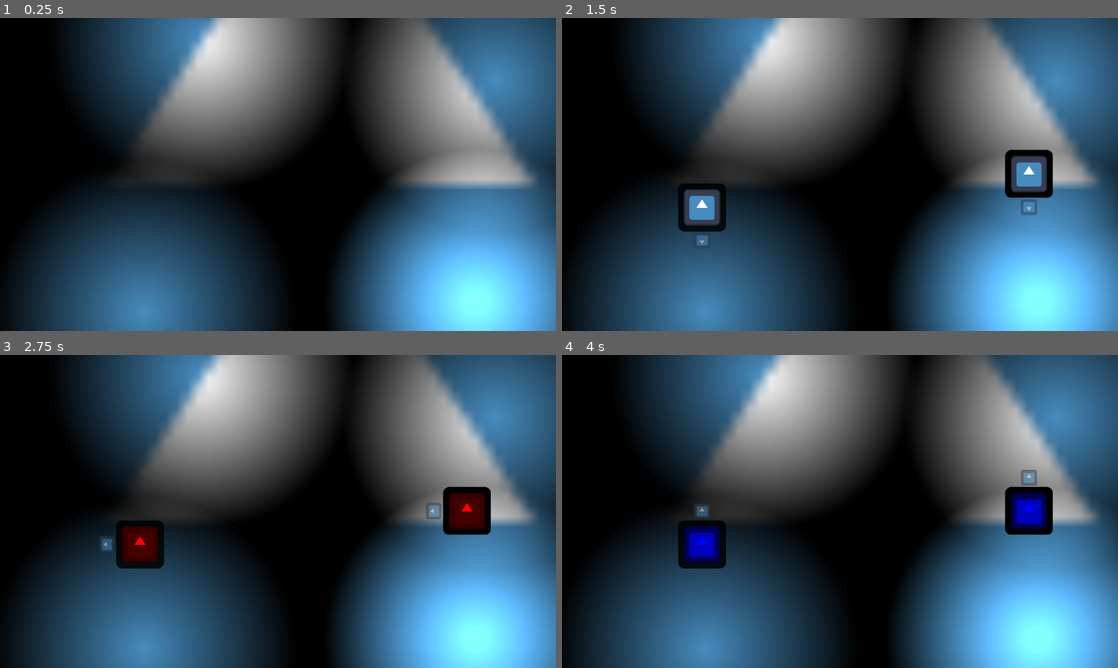
Above: before the commit, frames 1-4 (two rows, left to right).
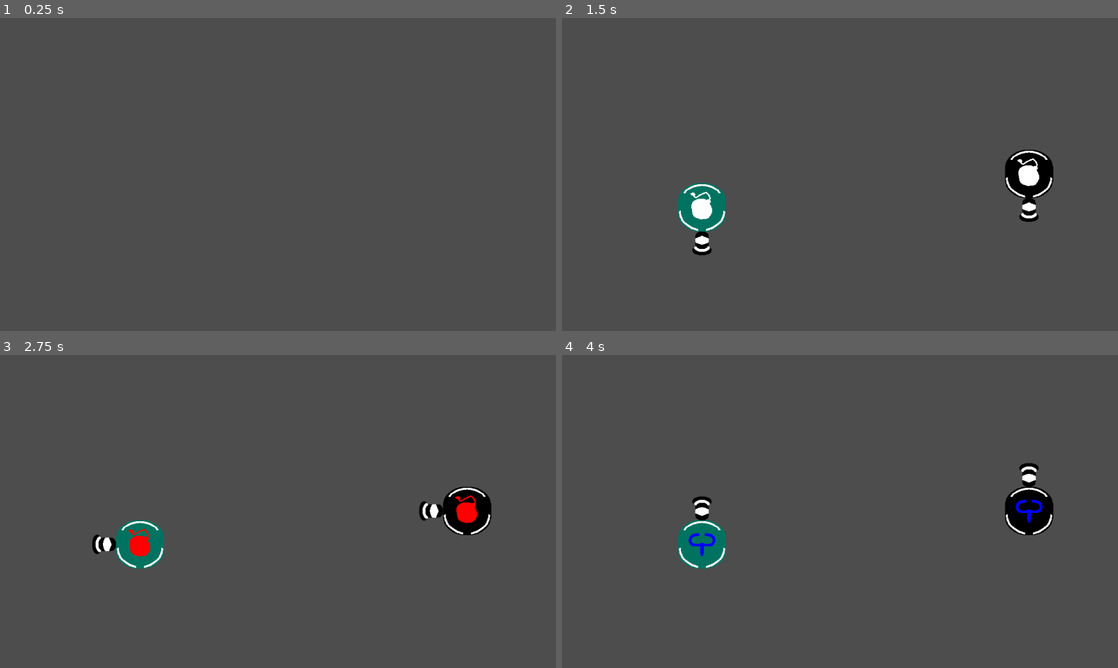
Above: after the commit, the same moments.

Repository: StickyBeacon/balloons
Game: Godot game, scene res://spaces/world.tscn
Same seed, same stepped clock (60 frames per second), same inputs: the game is played once before the commit and once after it. The engine's default icon, where the game draws it, is replaced by a stand-in: a white triangle on a blue panel in a dark square.
Inputs (mouse positions are in pixels of both pictures, inside the frame that each line leads up to):
- Up to frame 1 (0.25 s): no input
- Up to frame 2 (1.5 s): tap Enter at 0.5 s; move the mouse to (962, 158) at 0.52 s; click (962, 158) at 0.67 s; move the mouse to (728, 190) at 1.27 s; click (728, 190) at 1.42 s
- Up to frame 3 (2.75 s): move the mouse to (333, 442) at 2.02 s; click (333, 442) at 2.17 s
- Up to frame 4 (4 s): move the mouse to (812, 574) at 2.77 s; click (812, 574) at 2.92 s; move the mouse to (1006, 558) at 3.52 s; click (1006, 558) at 3.67 s

The runs differ from the first frame. In frame 1, 93% of the frame differs, in the area x 0-100%, y 0-100%; in frame 2, 92%; in frame 3, 92%; in frame 4, 92%.

Commit message:
basic sprites

Diff:
--- a/player/ammo_switcher.gd
+++ b/player/ammo_switcher.gd
@@ -5,6 +5,7 @@
 	set(value):
 		_current_index = value
 		%AmmoIcon.modulate = _colors[_current_index]
+		%AmmoIcon.frame = value
 
 
 func _on_ammo_switch_timer_timeout() -> void:
--- a/player/player_balloon.gd
+++ b/player/player_balloon.gd
@@ -26,6 +26,13 @@
 
 func get_hit() -> void:
 	print("%s: Ow! I've been hit!" % name)
+	match current_hp:
+		3:
+			$PlayerHP3.visible = false
+		2:
+			$PlayerHP2.visible = false
+		_:
+			$PlayerHP1.visible = false
 	current_hp -= 1
 	if current_hp <= 0:
 		explode()
--- a/player/player_balloon.tscn
+++ b/player/player_balloon.tscn
@@ -1,17 +1,42 @@
-[gd_scene load_steps=12 format=3 uid="uid://b5psgwewk1v3"]
+[gd_scene load_steps=21 format=3 uid="uid://b5psgwewk1v3"]
 
 [ext_resource type="Script" uid="uid://ov74tu5f2qaq" path="res://player/player_balloon.gd" id="1_5o7mk"]
-[ext_resource type="Texture2D" uid="uid://d0c3yt2ugmg7e" path="res://icon.svg" id="1_f47xf"]
+[ext_resource type="Texture2D" uid="uid://cbis0kc3vf1wy" path="res://assets/images/balloon_background.png" id="2_jljb4"]
 [ext_resource type="Material" uid="uid://ctq6nmm1vsks1" path="res://materials/neon.tres" id="3_11r0i"]
 [ext_resource type="Script" uid="uid://b1v3yn4eib51f" path="res://player/aimer.gd" id="3_67ajk"]
 [ext_resource type="Script" uid="uid://b2tqqnkabodfk" path="res://player/ammo_switcher.gd" id="4_30ftv"]
+[ext_resource type="Texture2D" uid="uid://c45cnjk0bfsvc" path="res://assets/images/face_angry.png" id="4_167bi"]
 [ext_resource type="Script" uid="uid://2yrddu6k5r8h" path="res://player/state_machine.gd" id="4_homko"]
 [ext_resource type="Script" uid="uid://ckjqqd4s0svgt" path="res://player/ammo_container.gd" id="5_c4xvv"]
 [ext_resource type="Script" uid="uid://bej4gpf5hf1jw" path="res://player/overheater.gd" id="6_5se1h"]
+[ext_resource type="Texture2D" uid="uid://chl4f7f4t2xt8" path="res://assets/images/bomb_icon.png" id="6_yrtwr"]
+[ext_resource type="Texture2D" uid="uid://bgggbudll0ms5" path="res://assets/images/bouncy_icon.png" id="7_jo1ww"]
+[ext_resource type="Texture2D" uid="uid://dqno65b623mav" path="res://assets/images/grapple_icon.png" id="8_j6bnt"]
+[ext_resource type="Texture2D" uid="uid://b3ta5w1co8lq" path="res://assets/images/hp_bar_1.png" id="8_jji2b"]
+[ext_resource type="Texture2D" uid="uid://b8505ikbhleed" path="res://assets/images/hp_bar_2.png" id="9_y4l6w"]
+[ext_resource type="Texture2D" uid="uid://cfxjndppfjydn" path="res://assets/images/hp_bar_3.png" id="10_if3jr"]
+[ext_resource type="Texture2D" uid="uid://bwhf7ga2oduhq" path="res://assets/images/cannon.png" id="11_jji2b"]
 
 [sub_resource type="PhysicsMaterial" id="PhysicsMaterial_c4xvv"]
 friction = 0.0
 bounce = 1.0
+
+[sub_resource type="SpriteFrames" id="SpriteFrames_jji2b"]
+animations = [{
+"frames": [{
+"duration": 1.0,
+"texture": ExtResource("6_yrtwr")
+}, {
+"duration": 1.0,
+"texture": ExtResource("7_jo1ww")
+}, {
+"duration": 1.0,
+"texture": ExtResource("8_j6bnt")
+}],
+"loop": false,
+"name": &"default",
+"speed": 5.0
+}]
 
 [sub_resource type="CircleShape2D" id="CircleShape2D_5o7mk"]
 radius = 50.0
@@ -30,36 +55,39 @@
 
 [node name="BalloonBackground" type="Sprite2D" parent="."]
 unique_name_in_owner = true
-scale = Vector2(0.77273715, 0.77273715)
-texture = ExtResource("1_f47xf")
+texture = ExtResource("2_jljb4")
 
 [node name="CharacterFace" type="Sprite2D" parent="."]
 unique_name_in_owner = true
+visible = false
 z_index = 1
 material = ExtResource("3_11r0i")
-scale = Vector2(0.4471768, 0.4471768)
-texture = ExtResource("1_f47xf")
+texture = ExtResource("4_167bi")
 
-[node name="AmmoIcon" type="Sprite2D" parent="."]
+[node name="AmmoIcon" type="AnimatedSprite2D" parent="."]
 unique_name_in_owner = true
-z_index = 1
-material = ExtResource("3_11r0i")
-scale = Vector2(0.5906888, 0.5906888)
-texture = ExtResource("1_f47xf")
+sprite_frames = SubResource("SpriteFrames_jji2b")
+
+[node name="PlayerHP1" type="Sprite2D" parent="."]
+texture = ExtResource("8_jji2b")
+
+[node name="PlayerHP2" type="Sprite2D" parent="."]
+texture = ExtResource("9_y4l6w")
+
+[node name="PlayerHP3" type="Sprite2D" parent="."]
+texture = ExtResource("10_if3jr")
 
 [node name="CollisionShape2D" type="CollisionShape2D" parent="."]
 shape = SubResource("CircleShape2D_5o7mk")
 
 [node name="AimerNode" type="Node2D" parent="."]
 unique_name_in_owner = true
-modulate = Color(1, 1, 1, 0.5019608)
 
 [node name="AimerIcon" type="Sprite2D" parent="AimerNode"]
 z_index = 10
 material = ExtResource("3_11r0i")
 position = Vector2(0, -69)
-scale = Vector2(0.26148868, 0.24888054)
-texture = ExtResource("1_f47xf")
+texture = ExtResource("11_jji2b")
 
 [node name="PrivateScripts" type="Node" parent="."]
 
--- a/player/state_machine.gd
+++ b/player/state_machine.gd
@@ -5,10 +5,6 @@
 var _is_aiming : bool = false:
 	set(value):
 		_is_aiming = value
-		if _is_aiming:
-			%AimerNode.modulate.a = 1
-		else:
-			%AimerNode.modulate.a = 0.5
 		%AmmoIcon.visible = not value
 		%CharacterFace.visible = value
 
@@ -25,6 +21,7 @@
 		pass
 	_is_aiming = not _is_aiming
 
+
 func shoot() -> void:
 	var item : Item = %AmmoContainer.get_current_item_resource().instantiate()
 	ItemContainer.add_child(item)
--- a/player/voter_balloon.gd
+++ b/player/voter_balloon.gd
@@ -5,7 +5,6 @@
 
 
 func initialize(tag : String, _balloon : BalloonResource) -> void:
-	$Label.text = tag
 	balloon = _balloon
 	modulate = balloon.player_color
 
--- a/player/voter_balloon.tscn
+++ b/player/voter_balloon.tscn
@@ -1,25 +1,16 @@
 [gd_scene load_steps=5 format=3 uid="uid://8jsdqtei6228"]
 
 [ext_resource type="Script" uid="uid://bc07w0xffnix4" path="res://player/voter_balloon.gd" id="1_kjh50"]
-[ext_resource type="Texture2D" uid="uid://d0c3yt2ugmg7e" path="res://icon.svg" id="2_h8qle"]
 [ext_resource type="Material" uid="uid://ctq6nmm1vsks1" path="res://materials/neon.tres" id="2_rhxo1"]
 [ext_resource type="Script" uid="uid://86n23fca6om1" path="res://player/vote_action.gd" id="3_0uapk"]
+[ext_resource type="Texture2D" uid="uid://cbis0kc3vf1wy" path="res://assets/images/balloon_background.png" id="3_rhxo1"]
 
 [node name="VoterBalloon" type="Node2D"]
 script = ExtResource("1_kjh50")
 
 [node name="Icon" type="Sprite2D" parent="."]
-modulate = Color(0, 0, 0, 0.39215687)
 material = ExtResource("2_rhxo1")
-texture = ExtResource("2_h8qle")
-
-[node name="Label" type="Label" parent="."]
-offset_left = -51.0
-offset_top = -29.0
-offset_right = -11.0
-offset_bottom = -6.0
-scale = Vector2(2.7600245, 2.7600245)
-text = "Pert"
+texture = ExtResource("3_rhxo1")
 
 [node name="VoteAction" type="Node" parent="."]
 script = ExtResource("3_0uapk")
--- a/spaces/world.tscn
+++ b/spaces/world.tscn
@@ -1,11 +1,10 @@
-[gd_scene load_steps=14 format=3 uid="uid://34jjdlmu6dgd"]
+[gd_scene load_steps=13 format=3 uid="uid://34jjdlmu6dgd"]
 
 [ext_resource type="Script" uid="uid://peyfa7wq278g" path="res://spaces/player_container.gd" id="1_4q24o"]
 [ext_resource type="PackedScene" uid="uid://b5psgwewk1v3" path="res://player/player_balloon.tscn" id="1_7tu88"]
 [ext_resource type="Script" uid="uid://bt36tt4mqf6wo" path="res://spaces/round_manager.gd" id="1_v3yrf"]
 [ext_resource type="Script" uid="uid://b07gk6061450v" path="res://player/balloon_resource.gd" id="4_5syc4"]
 [ext_resource type="Script" uid="uid://cly2ednkigx13" path="res://spaces/map_manager.gd" id="5_mtx37"]
-[ext_resource type="Texture2D" uid="uid://d0c3yt2ugmg7e" path="res://icon.svg" id="6_6trjl"]
 
 [sub_resource type="InputEventKey" id="InputEventKey_5syc4"]
 device = -1
@@ -43,6 +42,7 @@
 [node name="World" type="Node2D"]
 
 [node name="CanvasModulate" type="CanvasModulate" parent="."]
+visible = false
 color = Color(0, 0, 0, 1)
 
 [node name="CanvasLayer" type="CanvasLayer" parent="."]
@@ -100,37 +100,36 @@
 script = ExtResource("5_mtx37")
 
 [node name="PointLight2D" type="PointLight2D" parent="."]
+visible = false
 position = Vector2(-159, -279)
 scale = Vector2(9.981468, 9.981468)
 shadow_enabled = true
 texture = SubResource("GradientTexture2D_w8oon")
 
 [node name="PointLight2D2" type="PointLight2D" parent="."]
+visible = false
 position = Vector2(450, -194)
 scale = Vector2(9.981468, 9.981468)
 shadow_enabled = true
 texture = SubResource("GradientTexture2D_w8oon")
 
 [node name="PointLight2D3" type="PointLight2D" parent="."]
+visible = false
 position = Vector2(-278, 285)
 scale = Vector2(9.981468, 9.981468)
 shadow_enabled = true
 texture = SubResource("GradientTexture2D_w8oon")
 
 [node name="PointLight2D4" type="PointLight2D" parent="."]
+visible = false
 position = Vector2(410, 264)
 scale = Vector2(9.981468, 9.981468)
 shadow_enabled = true
 texture = SubResource("GradientTexture2D_w8oon")
 
 [node name="PointLight2D5" type="PointLight2D" parent="."]
+visible = false
 position = Vector2(410, 264)
 scale = Vector2(9.981468, 9.981468)
 shadow_enabled = true
 texture = SubResource("GradientTexture2D_w8oon")
-
-[node name="Icon" type="Sprite2D" parent="."]
-z_index = -20
-position = Vector2(89, -23)
-scale = Vector2(22.151295, 22.151295)
-texture = ExtResource("6_6trjl")
Binary file added: assets/images/balloon_background.png
Not shown, added: assets/images/balloon_background.png.import
Binary file added: assets/images/balloon_inner_background.png
Not shown, added: assets/images/balloon_inner_background.png.import
Binary file added: assets/images/bomb_icon.png
Not shown, added: assets/images/bomb_icon.png.import
Binary file added: assets/images/bouncy_icon.png
Not shown, added: assets/images/bouncy_icon.png.import
Binary file added: assets/images/cannon.png
Not shown, added: assets/images/cannon.png.import
Binary file added: assets/images/face_angry.png
Not shown, added: assets/images/face_angry.png.import
(and 31 more such lines)
